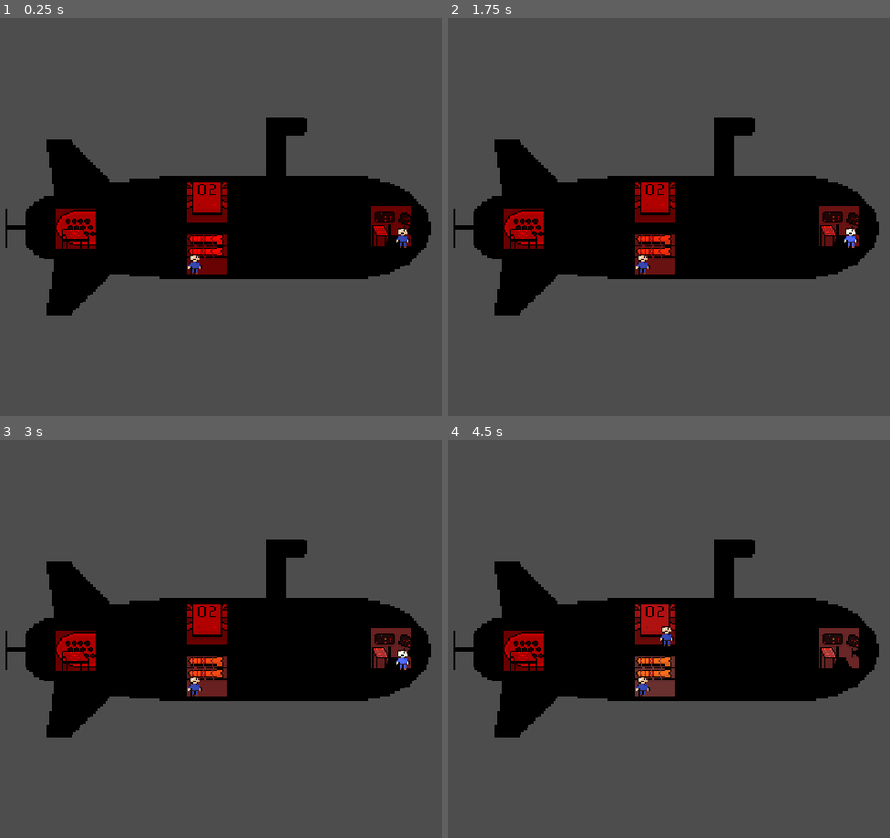
Above: before the commit, frames 1-4 (two rows, left to right).
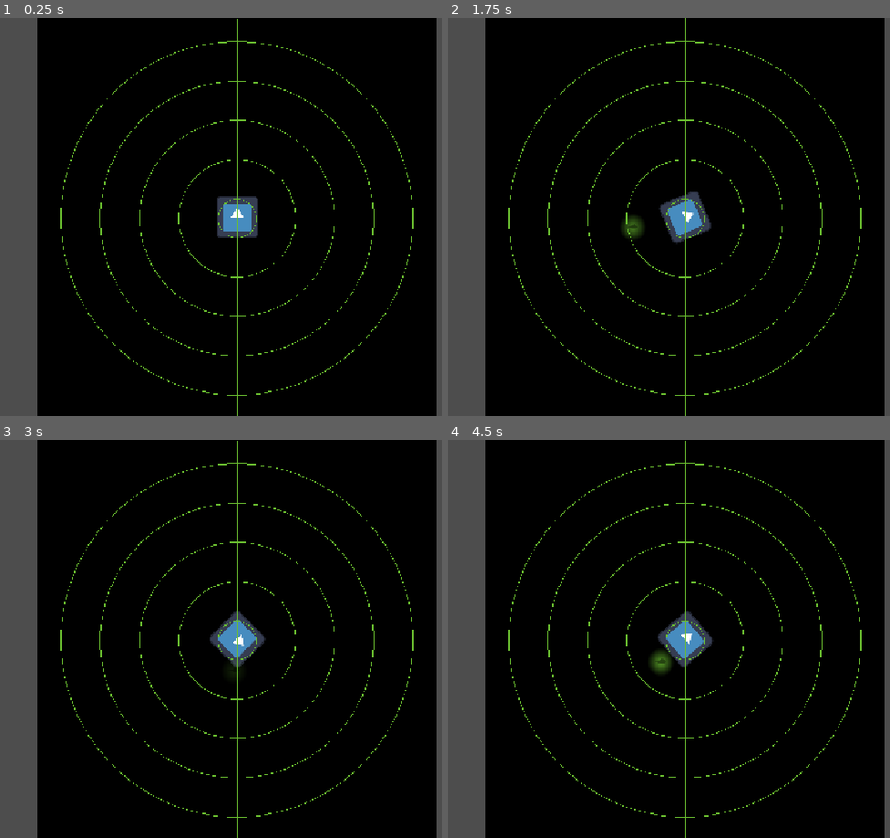
Above: after the commit, the same moments.

Repository: AJISGit/Ludum-Dare-60-Game
Game: Godot game, scene res://scenes/main_scene.tscn
Same seed, same stepped clock (60 frames per second), same inputs: the game is played once before the commit and once after it. The engine's default icon, where the game draws it, is replaced by a stand-in: a white triangle on a blue panel in a dark square.
Inputs (mouse positions are in pixels of both pictures, inside the frame that each line leads up to):
- Up to frame 1 (0.25 s): no input
- Up to frame 2 (1.75 s): tap Enter at 0.5 s; move the mouse to (642, 264) at 0.52 s; hold D (phys_sub_right) 0.53-1.28 s; hold Space (switch_view, bound only after the commit) 0.53-1.28 s; move the mouse to (850, 236) at 1.27 s; hold S (phys_sub_down) from 1.28 s (still down); click (850, 236) at 1.35 s; tap Space (switch_view, bound only after the commit) at 1.55 s
- Up to frame 3 (3 s): tap Enter at 2 s; move the mouse to (75, 650) at 2.02 s; release S (phys_sub_down) at 2.03 s; hold D (phys_sub_right) 2.03-2.78 s; hold Space (switch_view, bound only after the commit) 2.03-2.78 s; move the mouse to (207, 674) at 2.77 s; hold W (phys_sub_up) from 2.78 s (still down); tap Space (switch_view, bound only after the commit) at 2.85 s
- Up to frame 4 (4.5 s): move the mouse to (655, 627) at 3.52 s; release W (phys_sub_up) at 3.53 s; press the mouse at (655, 627) at 3.53 s; hold A (phys_sub_left) from 3.53 s (still down); tap Space (switch_view, bound only after the commit) at 3.8, 4.35 s; tap Enter at 4.25 s; move the mouse to (836, 650) at 4.27 s; release the mouse at (836, 650) at 4.28 s

The runs differ from the first frame. In frame 1, 71% of the frame differs, in the area x 1-99%, y 0-100%; in frame 2, 71%; in frame 3, 71%; in frame 4, 71%.

Commit message:
Make it so you can switch between the two views

Diff:
--- a/project.godot
+++ b/project.godot
@@ -51,6 +51,11 @@
 "events": [Object(InputEventMouseButton,"resource_local_to_scene":false,"resource_name":"","device":-1,"window_id":0,"a …(257 unchanged characters)…
 ]
 }
+switch_view={
+"deadzone": 0.2,
+"events": [Object(InputEventKey,"resource_local_to_scene":false,"resource_name":"","device":-1,"window_id":0,"alt_pressed":false,"shift_pressed":false,"ctrl_pressed":false,"meta_pressed":false,"pressed":false,"keycode":0,"physical_keycode":32,"key_label":0,"unicode":32,"location":0,"echo":false,"script":null)
+]
+}
 
 [physics]
 
--- a/scenes/crew_world.tscn
+++ b/scenes/crew_world.tscn
@@ -15,22 +15,10 @@
 texture = ExtResource("2_71re0")
 
 [node name="Camera2D" type="Camera2D" parent="." unique_id=2104125216]
+visible = false
 zoom = Vector2(2, 2)
 
-[node name="Npcs" type="Node" parent="." unique_id=1899572893]
-
-[node name="Npc" parent="Npcs" unique_id=567529539 instance=ExtResource("4_ob1a1")]
-modulate = Color(1.2172565, 1.2172565, 1.2172565, 1)
-position = Vector2(82, 8)
-scale = Vector2(0.5, 0.5)
-start_room = 1
-
-[node name="Npc2" parent="Npcs" unique_id=2026203413 instance=ExtResource("4_ob1a1")]
-modulate = Color(1.2172565, 1.2172565, 1.2172565, 1)
-position = Vector2(82, 8)
-scale = Vector2(0.5, 0.5)
-start_room = 3
-npc_num = 2
+[node name="Npcsp" type="Node" parent="." unique_id=1899572893]
 
 [node name="EngineRoom" parent="." unique_id=281195999 instance=ExtResource("5_71re0")]
 position = Vector2(-122, 9)
@@ -66,3 +54,16 @@
 texture = ExtResource("2_eptd4")
 region_enabled = true
 region_rect = Rect2(67, 1, 32, 32)
+
+[node name="Npcs" type="Node2D" parent="." unique_id=818636418]
+
+[node name="Npc" parent="Npcs" unique_id=567529539 instance=ExtResource("4_ob1a1")]
+position = Vector2(82, 8)
+scale = Vector2(0.5, 0.5)
+start_room = 1
+
+[node name="Npc3" parent="Npcs" unique_id=2026203413 instance=ExtResource("4_ob1a1")]
+position = Vector2(82, 8)
+scale = Vector2(0.5, 0.5)
+start_room = 3
+npc_num = 2
--- a/scenes/game.tscn
+++ b/scenes/game.tscn
@@ -10,6 +10,7 @@
 [ext_resource type="Texture2D" uid="uid://svfcp6cv4r2s" path="res://icon.svg" id="8_0tnpc"]
 [ext_resource type="PackedScene" uid="uid://b5wdddget7gaw" path="res://scenes/crew_world.tscn" id="9_0tnpc"]
 [ext_resource type="Texture2D" uid="uid://b0ehsp5c6a1yd" path="res://sprites/Sonar2.png" id="10_vtaks"]
+[ext_resource type="Script" uid="uid://ce3rnhregc0hv" path="res://scripts/view_switcher.gd" id="11_kvpfn"]
 
 [node name="Game" type="Node2D" unique_id=1595279973]
 
@@ -39,6 +40,7 @@
 size = Vector2i(601, 601)
 
 [node name="GameWorld" parent="SubViewport" unique_id=425142831 instance=ExtResource("7_u5sy4")]
+visible = false
 
 [node name="SonarThing" type="Sprite2D" parent="." unique_id=2083012388]
 visible = false
@@ -46,4 +48,10 @@
 texture = ExtResource("10_vtaks")
 
 [node name="CrewWorld" parent="." unique_id=245203029 node_paths=PackedStringArray("sub_data") instance=ExtResource("9_0tnpc")]
+visible = false
 sub_data = NodePath("../SubmarineData")
+
+[node name="ViewSwitcher" type="Node" parent="." unique_id=2115611149]
+script = ExtResource("11_kvpfn")
+start_view = 1
+metadata/_custom_type_script = "uid://ce3rnhregc0hv"
--- a/scenes/game_world.tscn
+++ b/scenes/game_world.tscn
@@ -23,7 +23,6 @@
 [node name="Camera2D" type="Camera2D" parent="PhysicalSub" unique_id=1970256948]
 
 [node name="Enemy" parent="." unique_id=386252729 instance=ExtResource("3_ywgp6")]
-visible = true
 modulate = Color(18.892157, 18.892157, 18.892157, 1)
 position = Vector2(262, 300.99994)
 scale = Vector2(0.1, 0.1)
--- /dev/null
+++ b/scripts/view_switcher.gd
@@ -0,0 +1,44 @@
+class_name ViewSwitcher
+extends Node
+
+
+enum View { crew, control, none }
+var current_view: View = View.none
+@export var start_view: View
+
+func switch_to(new_view: View):
+
+	if (new_view == current_view):
+		return
+	if (new_view == View.none):
+		return
+
+	current_view = new_view
+	if (new_view == View.control):
+		$"../CrewWorld/Camera2D".enabled = false
+		$"../CrewWorld".visible = false
+
+		$"../SonarThing".visible = true
+		$"../TextureRect2".visible = true
+		%SubViewport/GameWorld.visible = true
+		%SubViewport/GameWorld/PhysicalSub/Camera2D.enabled = true
+	else:
+		$"../SonarThing".visible = false
+		$"../TextureRect2".visible = false
+		%SubViewport/GameWorld.visible = false
+		%SubViewport/GameWorld/PhysicalSub/Camera2D.enabled = false
+
+		$"../CrewWorld/Camera2D".enabled = true
+		$"../CrewWorld".visible = true
+
+
+func _input(event: InputEvent) -> void:
+	if (event.is_action_pressed("switch_view")):
+		if (current_view == View.crew):
+			switch_to(View.control)
+		else:
+			switch_to(View.crew)
+
+
+func _ready() -> void:
+	switch_to(start_view)
Not shown, added: scripts/view_switcher.gd.uid
